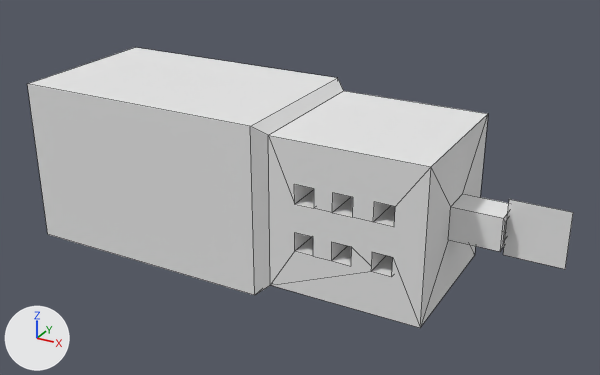
Renders of the Blender file Tetris Climber/Assets/Laser/Lasermodel.blend from each side of a commit.
The view is the same before and after, from a 50 mm lens placed at (1.39, -1.459, 0.718), pointed at (0.588, -0.002, -0.011). Lighting does not change. The marker at lower left points along +X, +Y and +Z. Mesh edges are drawn as thin lines.
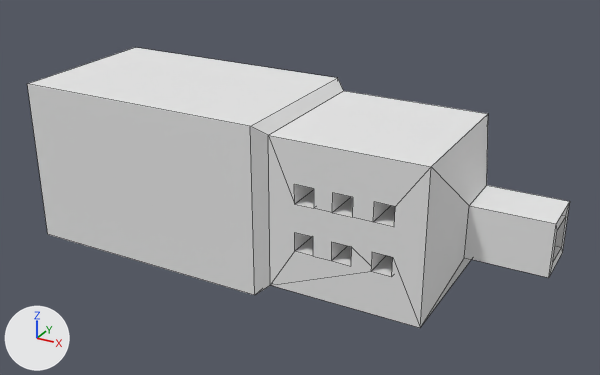
Where the change shows, as pixel boxes (x1, y1, x2, y2) in the pictures (600 x 375 px; the box of a moved part takes in the faces that stretch with it):
'Cube.003', reshaped (13% wider)
    before: (27, 47, 509, 328)
    after: (27, 47, 570, 328)
'Plane.001', deleted
    before: (503, 199, 573, 269)
part 1 of me_cube_012, moved or reshaped
    before: (420, 114, 509, 327)
    after: (420, 114, 570, 327)

The change, as a list of edits to the scene's bpy script:
```text
Change me_cube_012:
    where me_cube_012.from_pydata(...)  # 81 vertices, 59 faces; spans x 0.0..1.045, y -0.187..0.187, z -0.187..0.187
    used by ob_cube_003; location = (0.0, 0.0, 0.0)
    me_cube_012 part 1: all 16 vertices in x 0.941..1.045, y -0.036..0.036, z -0.036..0.036 are scaled about their middle by 1.55, then moved by (0.07, 0.0, 0.0)
Remove ob_plane_001:
    ob_plane_001 = bpy.data.objects.new('Plane.001', me_plane_001)
    ob_plane_001.parent = ob_cube_003
    ob_plane_001.location = (1.043, 0.0, 0.0)
    ob_plane_001.rotation_euler = (1.571, 0.0, 0.0)  # degrees (90, 0, 0)
    ob_plane_001.scale = (0.0598, 0.0598, 0.0598)
```
